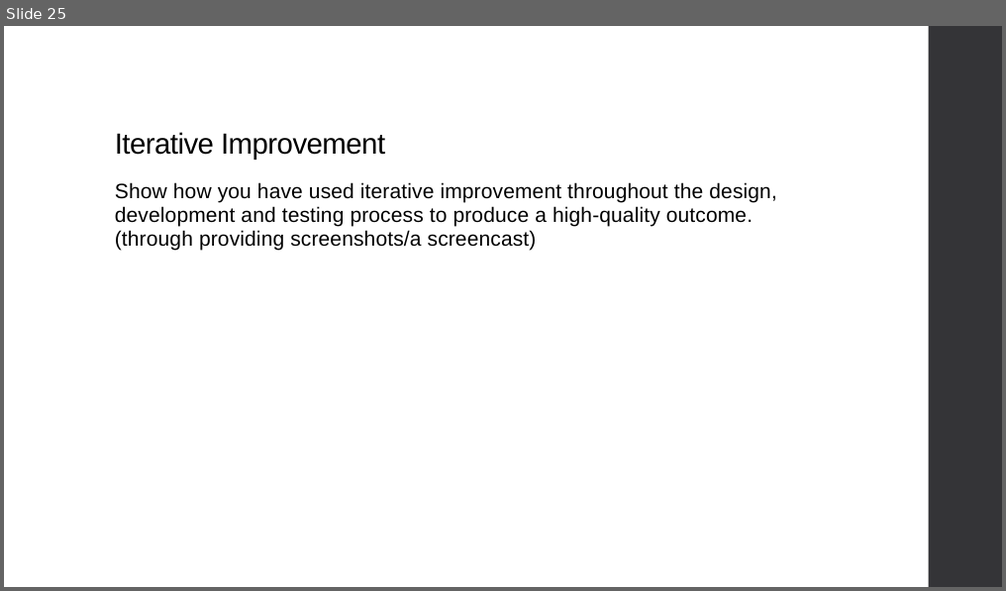
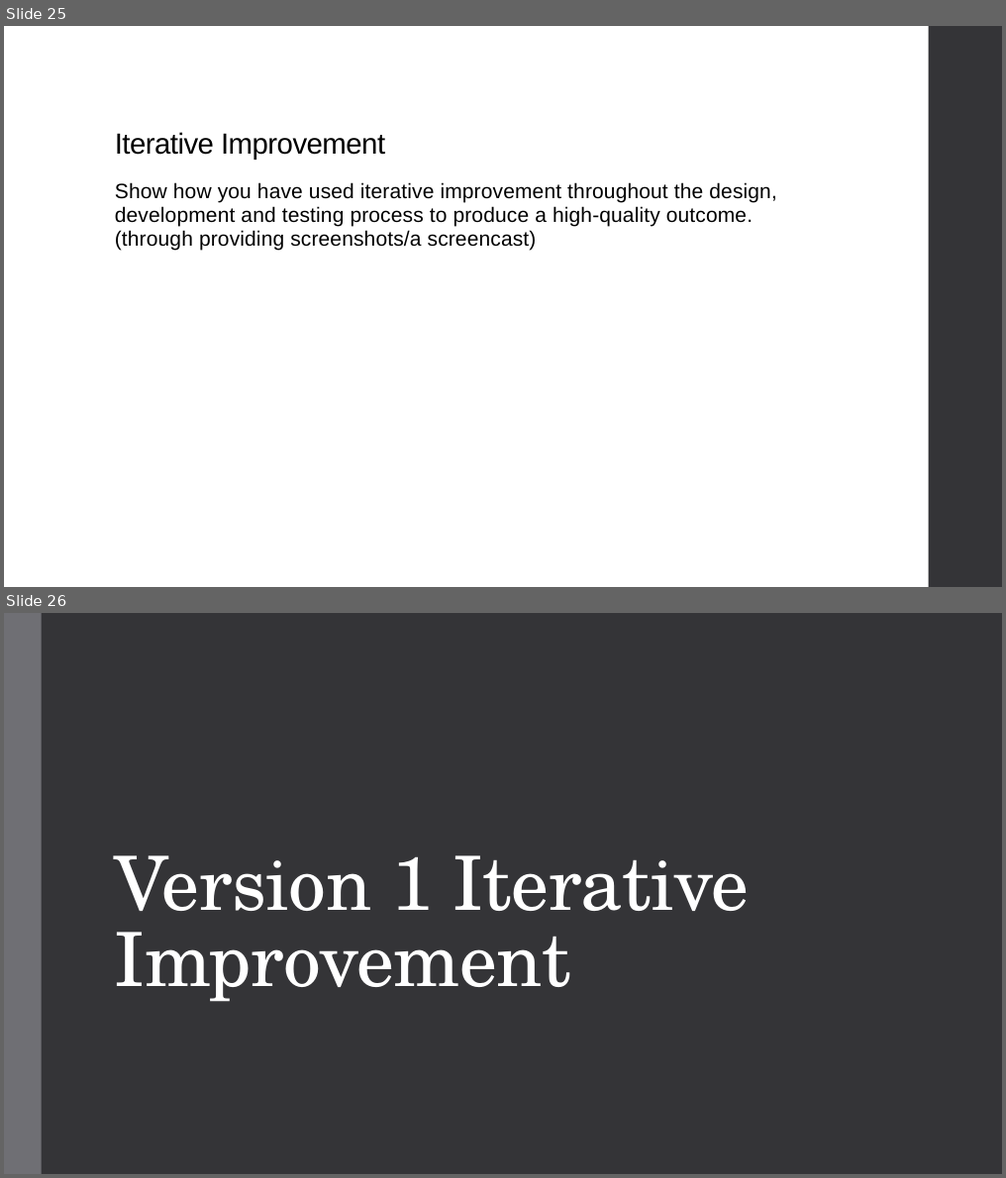
Before and after one commit to niuqaoJ-life/jollibee-fanpage, a slide deck: AS91903_91906_Evidence_Joaquin_Badenas.pptx. Shown one above the other, each under a label of ours: slide 25 before the commit, slides 25 and 26 after it. The pictures are 1006x591 and 1006x1178 pixels, drawn with LibreOffice and Linux fonts; fonts in the diff are those of the drawing. Boxes give left, top, right and bottom in pixels: in the first picture for what was removed or moved away, otherwise in the second. Text is boxed around its words. In the diff, an @@ line names an element or a change of style, - is before the commit and + after.

```diff
--- a/AS91903_91906_Evidence_Joaquin_Badenas.pptx
+++ b/AS91903_91906_Evidence_Joaquin_Badenas.pptx
@@ slide 26 added at bbox=[4, 613, 1002, 1174], background #353537 @@
@@ rectangle added at bbox=[4, 613, 42, 1174], fill #6F6F74 @@
@@ title added at bbox=[115, 856, 748, 1002], 72 pt, text #FFFFFF @@
+Version 1 Iterative Improvement
```
Also in this commit, not shown: 3 slides changed, 3 other slides added, 2 other files.
